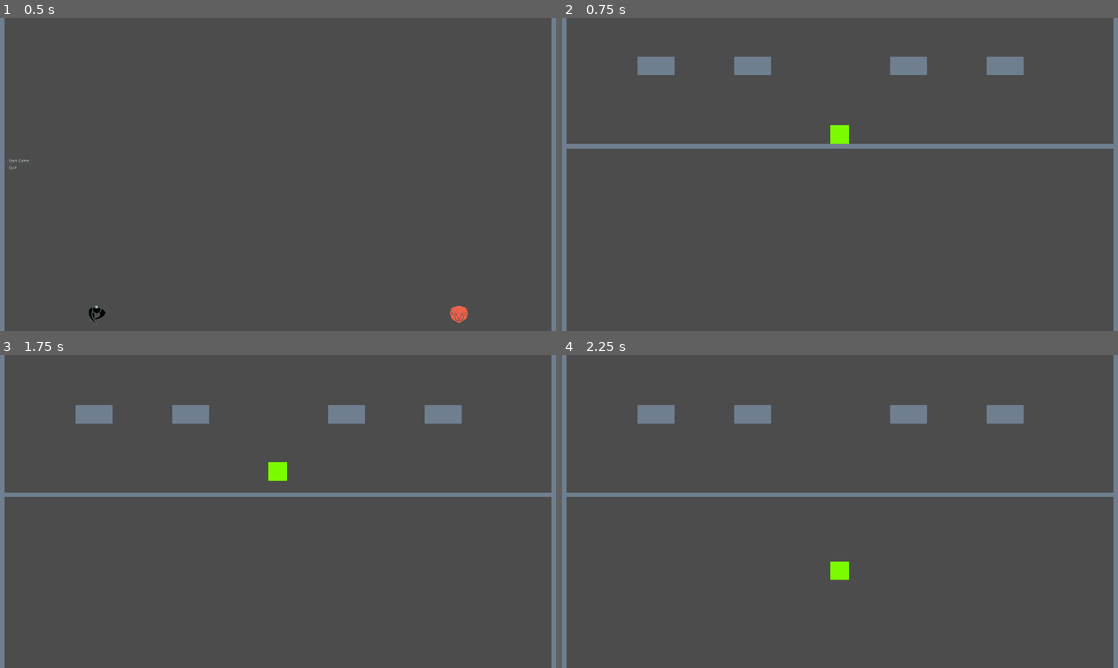
Above: before the commit, frames 1-4 (two rows, left to right).
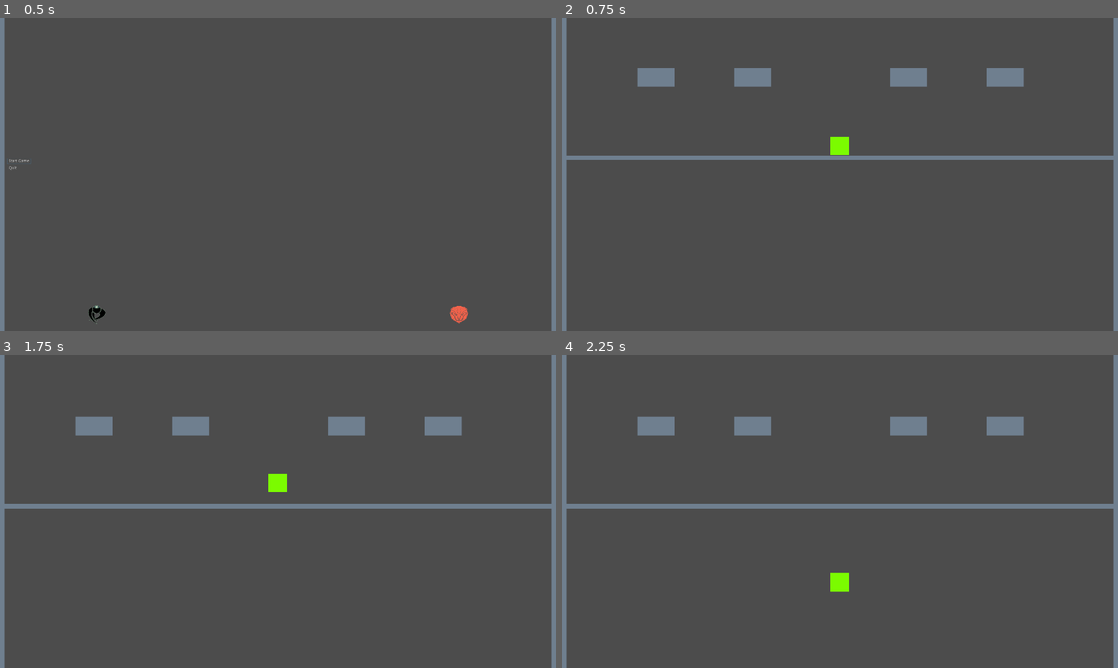
Above: after the commit, the same moments.

Repository: ObsidianBlk/GWJ47
Game: Godot game, scene res://World.tscn
Same seed, same stepped clock (60 frames per second), same inputs: the game is played once before the commit and once after it.
Inputs (mouse positions are in pixels of both pictures, inside the frame that each line leads up to):
- Up to frame 1 (0.5 s): no input
- Up to frame 2 (0.75 s): click "Start Game" at 0.5 s
- Up to frame 3 (1.75 s): tap Enter at 1.25 s; move the mouse to (400, 495) at 1.27 s; hold D (right) from 1.28 s (still down); hold Shift (dash) from 1.28 s (still down); click (400, 495) at 1.42 s; tap Space (jump) at 1.52 s
- Up to frame 4 (2.25 s): tap Space (jump) at 2 s; move the mouse to (728, 527) at 2.02 s; release D (right) at 2.03 s; release Shift (dash) at 2.03 s; hold S (down) from 2.03 s (still down); tap Shift (dash) at 2.1 s

Frame 1 is identical in both runs. In frame 2, 5.0% of the frame differs, in the area x 0-100%, y 12-46%; in frame 3, 5.1%; in frame 4, 5.1%, in the area x 0-100%, y 16-76%.

Commit message:
Worked on Orchestra. Technically it works and generates something, but it isn't ready to play any audio yet. Orchestra now acts as the heartbeat for Level.

Diff:
--- a/Actors/Player/Player.gd
+++ b/Actors/Player/Player.gd
@@ -160,7 +160,7 @@
 			if _UpdateStamina(-(dash_strength * 0.3) * delta):
 				_UpdateDashRay()
 				_dash_accum = min(_dash_accum + (dash_strength * delta), dash_strength)
-				print("Dash Accum: ", _dash_accum)
+				#print("Dash Accum: ", _dash_accum)
 				emit_signal("dash_updated", _dash_accum, dash_strength)
 			else:
 				_ProcessGroundRayStates()
@@ -174,7 +174,7 @@
 					var pos = dashray_node.get_collision_point()
 					global_position = pos - (_direction.normalized() * (size * 0.5))
 				else:
-					print("Dash Accum: ", _dash_accum)
+					#print("Dash Accum: ", _dash_accum)
 					global_position += _direction.normalized() * _dash_accum
 			else:
 				pass # TODO: Maybe some powered explosion!
--- a/Levels/Level.gd
+++ b/Levels/Level.gd
@@ -34,6 +34,7 @@
 # Onready Variables
 # -----------------------------------------------------------------------------
 onready var _player_node : KinematicBody2D = $Player
+onready var _orchestra : Node = get_node("../Orchestra")
 
 # -----------------------------------------------------------------------------
 # Override Methods
@@ -44,8 +45,8 @@
 
 	_timer = Timer.new()
 	add_child(_timer)
-	_timer.one_shot = false
-	_timer.connect("timeout", self, "_on_heartbeat")
+	#_timer.one_shot = false
+	#_timer.connect("timeout", self, "_on_heartbeat")
 
 # -----------------------------------------------------------------------------
 # Private Methods
@@ -115,6 +116,12 @@
 
 func _on_game(restart : bool) -> void:
 	if restart:
+		_orchestra.stop()
 		clear()
 	if _last_chunk == null:
 		fill_level()
+		_orchestra.generate()
+	if not _orchestra.is_playing():
+		_orchestra.play()
+	else:
+		_orchestra.pause(not _orchestra.is_paused())
--- a/Objects/Orchestra/Orchestra.gd
+++ b/Objects/Orchestra/Orchestra.gd
@@ -58,6 +58,8 @@
 
 var _measures : Array = []
 var _arrangement : Array = []
+var _aidx : int = 0
+var _midx : int = 0
 
 var _playing : bool = false
 var _paused : bool = false
@@ -86,7 +88,7 @@
 		_beat_duration = 60.0 / float(bpm)
 
 func set_beats_per_bar(bpb : int) -> void:
-	if bpb > 0:
+	if bpb > 0 and bpb%2 == 0:
 		beats_per_bar = bpb
 
 func set_bars_per_measure(bpm : int) -> void:
@@ -122,31 +124,150 @@
 func _GenerateBarPattern() -> Array:
 	var pattern : Array = []
 	for beat in range(beats_per_bar):
-		pattern.append(1)
+		pattern.append(0)
 
 	var up_beat_1: int = 0 if _rng.randf() < 0.98 else _rng.randi_range(0, int(float(beats_per_bar) * 0.25))
 	var up_beat_1_dir : int = -1 if _rng.randf() < 0.5 else 1
 	var up_beat_2: int = min(up_beat_1 + int(beats_per_bar * 0.5), beats_per_bar - 1)
 	var up_beat_2_dir : int = -1 if _rng.randf() < 0.5 else 1
 
-	# TODO: Finish this method... obviously
+	pattern[up_beat_1] = _GetScaleShift(_rng.randi_range(0, 4), -up_beat_1_dir)
+	pattern[up_beat_2] = _GetScaleShift(_rng.randi_range(0, 4), -up_beat_2_dir)
+
+	for beat in range(beats_per_bar):
+		if beat > up_beat_1 and beat < up_beat_2:
+			var dir : int = up_beat_1_dir if _rng.randf() > 0.8 else -up_beat_1_dir
+			pattern[beat] = _GetScaleShift(_rng.randi_range(0, 4), dir)
+		if beat > up_beat_2:
+			var dir : int = up_beat_2_dir if _rng.randf() > 0.8 else -up_beat_2_dir
+			pattern[beat] = _GetScaleShift(_rng.randi_range(0, 4), up_beat_2_dir)
 
 	return pattern
+
+func _BuildDistNoteArray(size : int, notes : Array, dist : Array) -> Array:
+	var res : Array = []
+	for n in range(notes.size()):
+		if n >= dist.size():
+			break
+		var count = size * dist[n]
+		for _i in range(count):
+			res.append(notes[n])
+		if res.size() >= size:
+			break
+	return res
+
+func _GetNoteLength(last_note_length : int) -> int:
+	var notes : Array = []
+	notes.append(beats_per_bar)
+	for div in [2,4,8,16]:
+		var note = beats_per_bar / div
+		if note > 0:
+			notes.append(note)
+
+	var r : float = _rng.randf()
+	if beats_per_minute < 90: # Threshold for "calm" music
+		if last_note_length == 0 or r > 0.7:
+			var notedist : Array = _BuildDistNoteArray(20, notes, [0.1, 0.3, 0.5, 0.05, 0.05])
+			var idx = _rng.randi_range(0, notedist.size()-1)
+			return notedist[idx]
+	elif beats_per_minute >= 90 and beats_per_minute < 150: # Threshold for "rock" music
+		if last_note_length == 0 or r > 0.6:
+			var notedist : Array = _BuildDistNoteArray(20, notes, [0.05, 0.1, 0.6, 0.2, 0.05])
+			var idx = _rng.randi_range(0, notedist.size()-1)
+			return notedist[idx]
+	else: # Everything else is really fast
+		if last_note_length == 0 or r > 0.6:
+			var notedist : Array = _BuildDistNoteArray(20, notes, [0.01, 0.14, 0.5, 0.2, 0.15])
+			var idx = _rng.randi_range(0, notedist.size()-1)
+			return notedist[idx]
+	return last_note_length # We'll probably use the same note length often.
+
+func _GenerateMeasure() -> Dictionary:
+	var measure : Dictionary = {
+		"melody": [],
+	}
+
+	var bars : Array = []
+	for b in bars_per_measure:
+		bars.append(_GenerateBarPattern())
+
+	var note_length = 0
+	var beats_past = 0
+	for bar in bars:
+		for scale in bar:
+			if note_length == beats_past:
+				note_length = _GetNoteLength(note_length)
+				beats_past = 1
+				measure.melody.append({
+					"scale": scale,
+				})
+			else:
+				beats_past += 1
+				measure.melody.append(null)
+		note_length = 0
+		beats_past = 0
+
+	return measure
 
 # -----------------------------------------------------------------------------
 # Public Methods
 # -----------------------------------------------------------------------------
 func generate() -> void:
 	stop()
+	_measures.clear()
+	_arrangement.clear()
+
+	var num_measures : int = _rng.randi_range(4, 8)
+	var num_commons : int = _rng.randi_range(1, max(1, num_measures / 2))
+	print(num_measures, " ", num_commons)
+	var commons : Array = []
+	var uniques : Array = []
+
+	for _i in range(num_measures):
+		_measures.append(_GenerateMeasure())
+		if num_commons > 0:
+			commons.append(_measures.size() - 1)
+			num_commons -= 1
+		else:
+			uniques.append(_measures.size() - 1)
+
+	_arrangement.append(commons[0])
+	var last : int = 0   # 0 == Common | 1 == Unique
+	num_measures = _rng.randi_range(num_measures, num_measures * 4)
+	for _i in range(num_measures):
+		var next : int = 0
+		match last:
+			0: # Common
+				next = 1 if uniques.size() > 0 and _rng.randf() < 0.4 else 0
+			1: # Unique
+				next = 1 if uniques.size() > 0 and _rng.randf() < 0.1 else 0
+		match next:
+			0:
+				var idx = _rng.randi_range(0, commons.size() - 1)
+				_arrangement.append(commons[idx])
+			1:
+				var idx = _rng.randi_range(0, uniques.size() - 1)
+				_arrangement.append(uniques[idx])
+				if _rng.randf() > 0.3:
+					uniques.remove(idx)
+		last = next
+
+	print("Arrangement: ", _arrangement)
+
 
 func play() -> void:
+	#if not _playing and _arrangement.size() > 0:
 	if not _playing:
 		_playing = true
-		_timer.start(_beat_duration)
+		_aidx = 0
+		_midx = 0
+		_on_heartbeat()
 
 func stop() -> void:
 	_playing = false
 	_paused = false
+	_aidx = 0
+	_midx = 0
 
 func pause(enable : bool = true) -> void:
 	if _playing:
--- a/Objects/Orchestra/Orchestra.tscn
+++ b/Objects/Orchestra/Orchestra.tscn
@@ -1,6 +1,7 @@
-[gd_scene load_steps=2 format=2]
+[gd_scene load_steps=3 format=2]
 
 [ext_resource path="res://Objects/Orchestra/Orchestra.gd" type="Script" id=1]
+[ext_resource path="res://Objects/Orchestra/Samples/440.wav" type="AudioStream" id=2]
 
 [node name="Orchestra" type="Node"]
 script = ExtResource( 1 )
@@ -8,6 +9,7 @@
 [node name="Timer" type="Timer" parent="."]
 
 [node name="Melody_1" type="AudioStreamPlayer" parent="."]
+stream = ExtResource( 2 )
 bus = "Music"
 
 [node name="Melody_2" type="AudioStreamPlayer" parent="."]
--- a/World.tscn
+++ b/World.tscn
@@ -1,11 +1,14 @@
-[gd_scene load_steps=5 format=2]
+[gd_scene load_steps=6 format=2]
 
 [ext_resource path="res://UI/GWJ47/GWJ47.tscn" type="PackedScene" id=1]
 [ext_resource path="res://UI/UI.gd" type="Script" id=2]
 [ext_resource path="res://UI/MainMenu/MainMenu.tscn" type="PackedScene" id=3]
 [ext_resource path="res://Levels/Level.tscn" type="PackedScene" id=4]
+[ext_resource path="res://Objects/Orchestra/Orchestra.tscn" type="PackedScene" id=5]
 
 [node name="World" type="Node2D"]
+
+[node name="Orchestra" parent="." instance=ExtResource( 5 )]
 
 [node name="Level" parent="." instance=ExtResource( 4 )]
 
@@ -20,4 +23,5 @@
 [node name="GWJ47" parent="UI" instance=ExtResource( 1 )]
 visible = false
 
+[connection signal="beat" from="Orchestra" to="Level" method="_on_heartbeat"]
 [connection signal="game" from="UI" to="Level" method="_on_game"]
Not shown, added: Objects/Orchestra/Samples/440.wav.import
Not shown, added: Objects/Orchestra/Samples/440.wav
